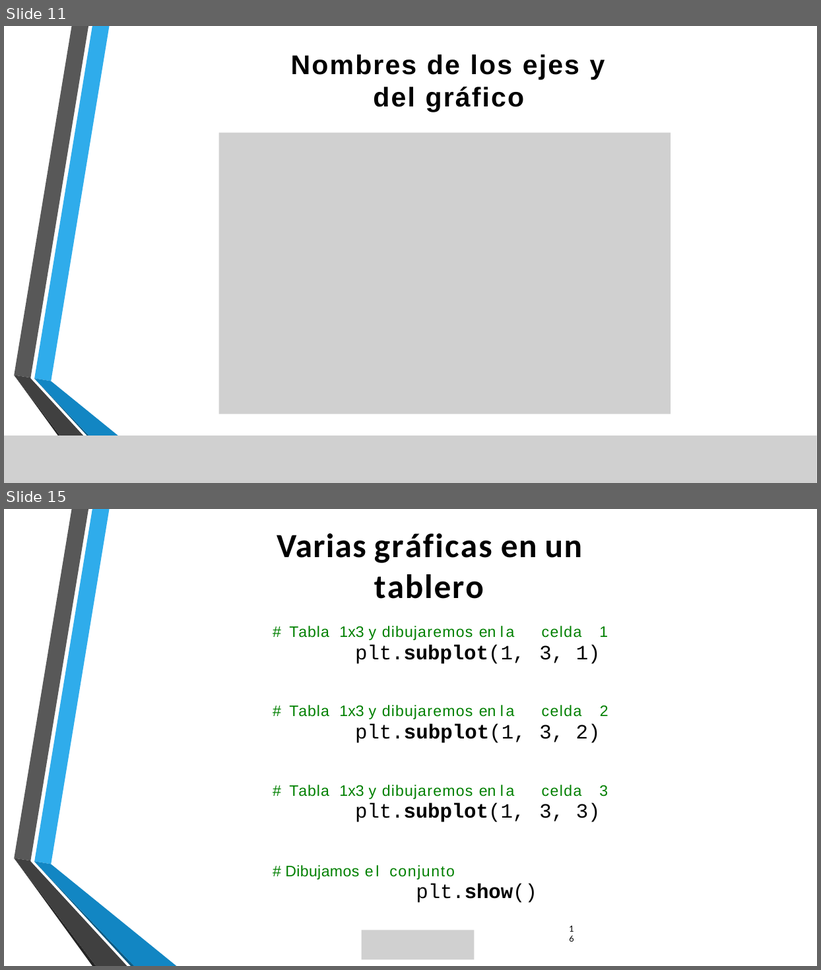
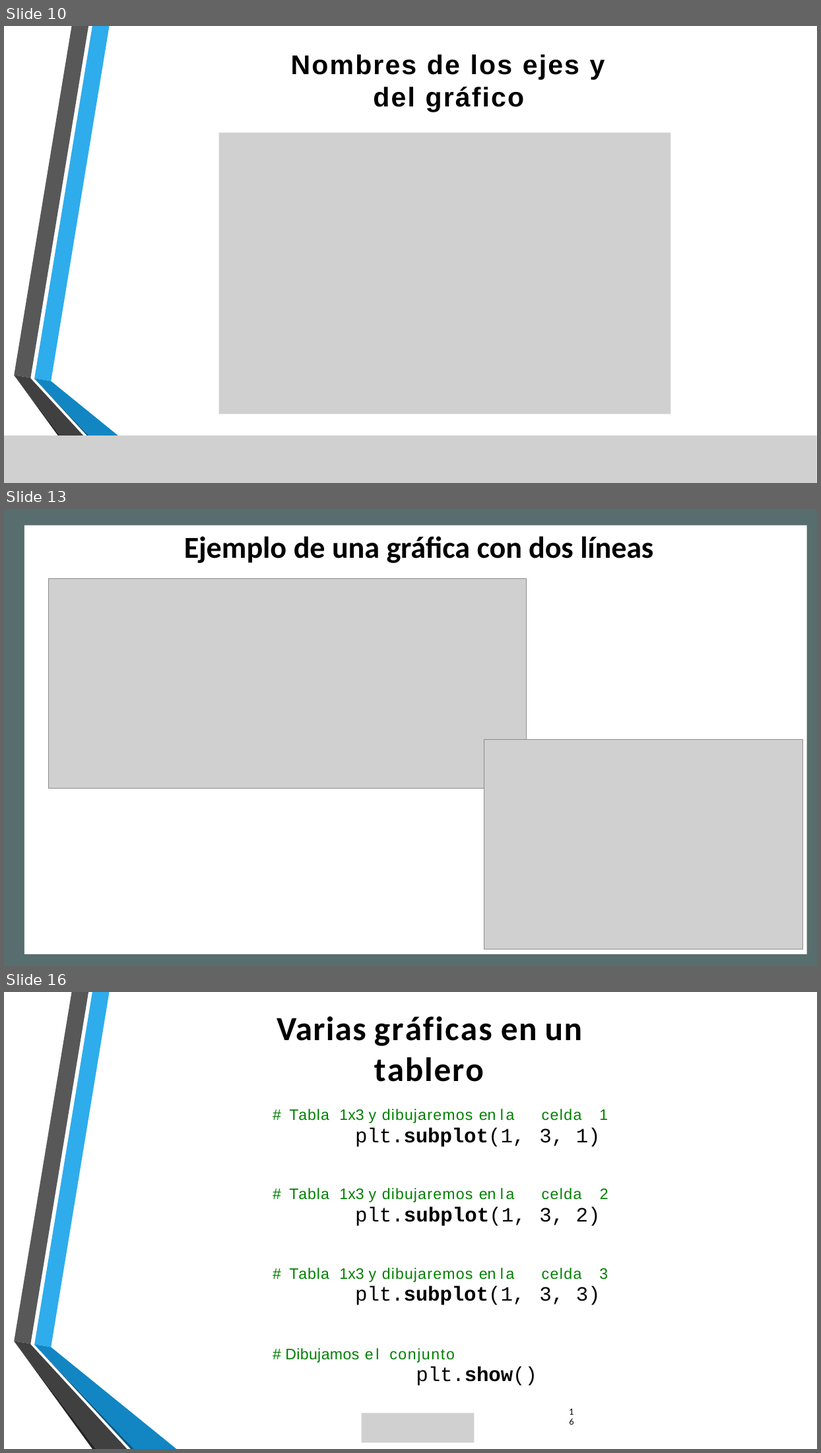
Before and after one commit to lizetheP/Programacion, a slide deck: CalendarioAgo2024/presentaciones/9_GraficasMatplotlib.pptx. Shown one above the other, each under a label of ours: slides 11 and 15 before the commit, slides 10, 13 and 16 after it; the slides between them are not shown. The pictures are 821x970 and 821x1453 pixels, drawn with LibreOffice and Linux fonts; fonts in the diff are those of the drawing; grey boxes stand for pictures; background and template pictures are left out. Boxes give left, top, right and bottom in pixels: in the first picture for what was removed or moved away, otherwise in the second. Text is boxed around its words. In the diff, an @@ line names an element or a change of style, - is before the commit and + after.

```diff
--- a/CalendarioAgo2024/presentaciones/9_GraficasMatplotlib.pptx
+++ b/CalendarioAgo2024/presentaciones/9_GraficasMatplotlib.pptx
@@ slide 13 added at (x1=4, y1=509, x2=817, y2=966), background picture (left out) @@
@@ freeform shape added at (x1=4, y1=509, x2=817, y2=966), fill #576D6E @@
@@ freeform shape added at (x1=15, y1=509, x2=88, y2=861), fill #585858 @@
@@ freeform shape added at (x1=24, y1=525, x2=807, y2=955), fill #FFFFFF @@
@@ freeform shape added at (x1=34, y1=509, x2=110, y2=865), fill #2FACEB @@
@@ picture added at (x1=556, y1=509, x2=817, y2=661) @@
@@ title added at (x1=184, y1=536, x2=653, y2=563), 36 pt, text #000000, bold @@
+Ejemplo de una gráfica con dos líneas
@@ picture added at (x1=48, y1=579, x2=527, y2=789) @@
@@ picture added at (x1=542, y1=656, x2=817, y2=685) @@
@@ picture added at (x1=484, y1=740, x2=803, y2=950) @@
@@ freeform shape added at (x1=15, y1=859, x2=96, y2=966), fill #252525 @@
@@ freeform shape added at (x1=15, y1=859, x2=127, y2=966), fill #404040 @@
@@ freeform shape added at (x1=34, y1=862, x2=135, y2=966), fill #0C5A82 @@
@@ freeform shape added at (x1=34, y1=861, x2=177, y2=966), fill #1286C3 @@
@@ picture added at (x1=362, y1=931, x2=475, y2=960) @@
@@ what was slide 11 is now slide 10 @@
@@ what was slide 15 is now slide 16 @@
```
Also in this commit, not shown: 6 slides changed, 3 other slides added, 3 slides removed, 3 other files.
